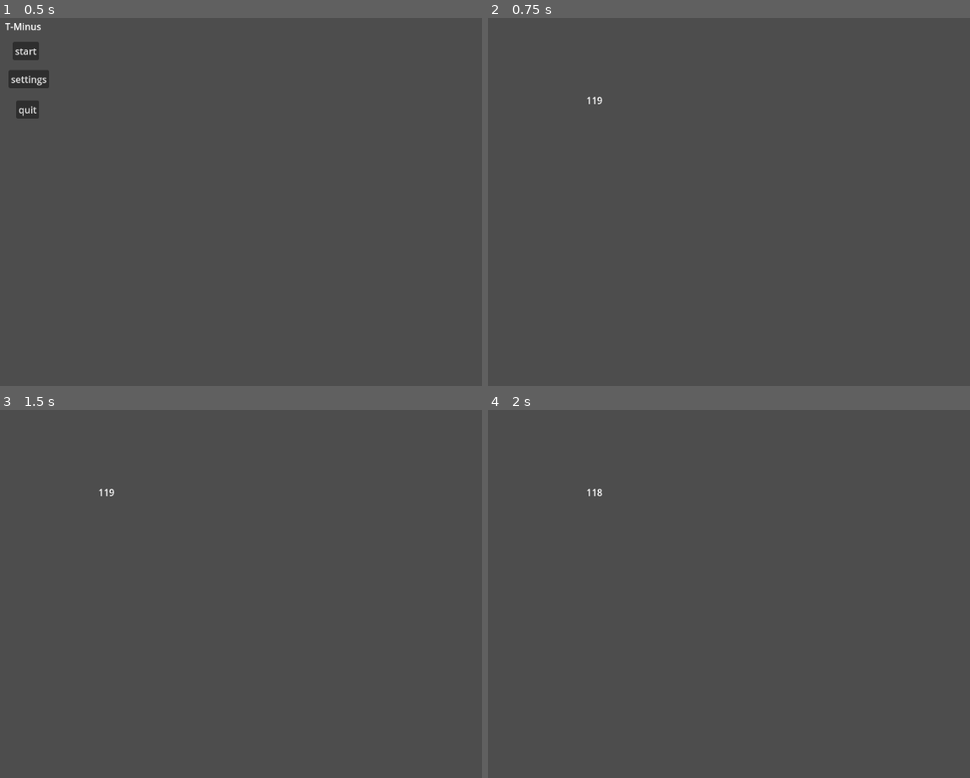
Above: before the commit, frames 1-4 (two rows, left to right).
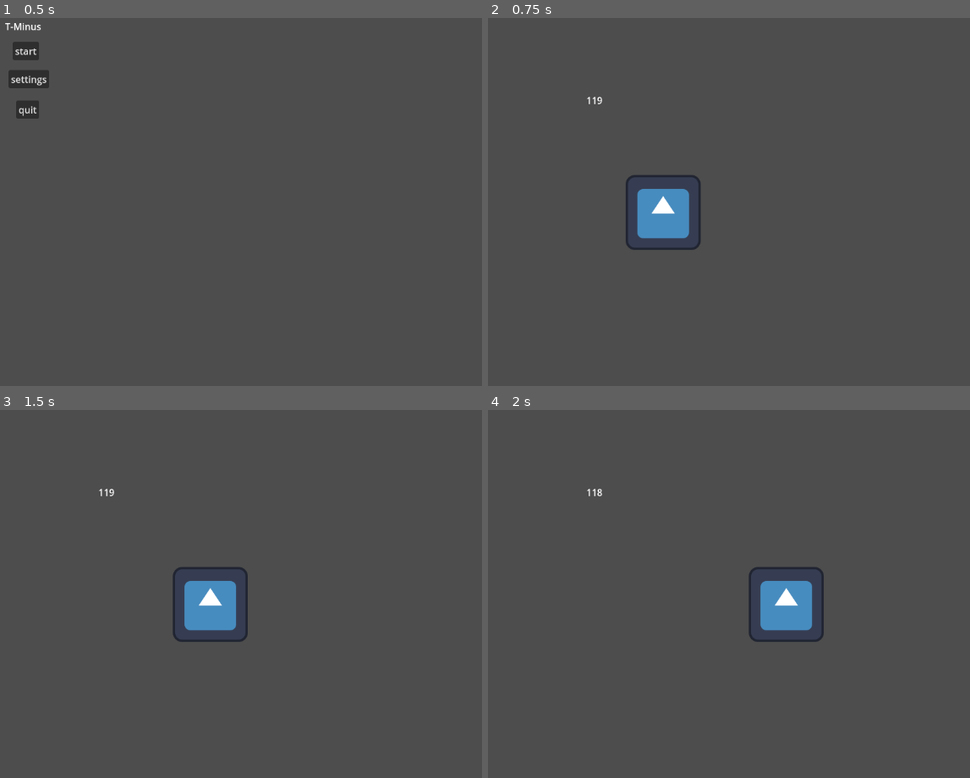
Above: after the commit, the same moments.

Repository: TheMillsheistyoftheEast/T-Minus
Game: Godot game, scene res://scenes/menu.tscn
The game is run twice, just before and just after one commit, with the same random seed, the same clock (stepped at 60 frames per second) and the same inputs. The engine's default icon, where the game draws it, is replaced by a stand-in: a white triangle on a blue panel in a dark square.
Inputs:
- Up to frame 1 (0.5 s): no input
- Up to frame 2 (0.75 s): click "start" at 0.5 s
- Up to frame 3 (1.5 s): tap Enter at 1.25 s; hold Right (ui_right) from 1.28 s (still down)
- Up to frame 4 (2 s): keep holding Right (ui_right)

Frame 1 is identical in both runs. In frame 2, 1.9% of the frame differs, in the area x 28-45%, y 42-63%; in frame 3, 1.8%; in frame 4, 1.9%, in the area x 54-70%, y 42-63%.

Commit message:
added character for maze solving
added character

Diff:
--- /dev/null
+++ b/scenes/character.gd
@@ -0,0 +1,23 @@
+extends CharacterBody2D
+
+
+const SPEED = 300.0
+
+
+func _physics_process(delta: float) -> void:
+	# Add the gravity.
+
+
+	# Get the input direction and handle the movement/deceleration.
+	# As good practice, you should replace UI actions with custom gameplay actions.
+	var direction := Input.get_axis("ui_left", "ui_right")
+	var directiony := Input.get_axis("ui_up","ui_down")
+	if direction:
+		velocity.x = direction * SPEED
+	else:
+		velocity.x = move_toward(velocity.x, 0, SPEED)
+	if directiony:
+		velocity.y = directiony * SPEED
+	else:
+		velocity.y = move_toward(velocity.y, 0, SPEED)
+	move_and_slide()
--- /dev/null
+++ b/scenes/character.tscn
@@ -0,0 +1,18 @@
+[gd_scene load_steps=4 format=3 uid="uid://ddddxr1bbmpmk"]
+
+[ext_resource type="Texture2D" uid="uid://b2wtwt7yw1mbb" path="res://icon.svg" id="1_agfs1"]
+[ext_resource type="Script" uid="uid://bktw3vv80d8ac" path="res://scenes/character.gd" id="1_rkhd4"]
+
+[sub_resource type="CircleShape2D" id="CircleShape2D_rkhd4"]
+radius = 63.0317
+
+[node name="character" type="CharacterBody2D"]
+script = ExtResource("1_rkhd4")
+
+[node name="Sprite2D" type="Sprite2D" parent="."]
+position = Vector2(-2, -66)
+texture = ExtResource("1_agfs1")
+
+[node name="CollisionShape2D" type="CollisionShape2D" parent="."]
+position = Vector2(0, -65)
+shape = SubResource("CircleShape2D_rkhd4")
--- a/scenes/main.tscn
+++ b/scenes/main.tscn
@@ -1,6 +1,7 @@
-[gd_scene load_steps=2 format=3 uid="uid://wryv2cnqwxbb"]
+[gd_scene load_steps=3 format=3 uid="uid://wryv2cnqwxbb"]
 
 [ext_resource type="Script" uid="uid://dq7hkeo5hb3qf" path="res://scripts/main.gd" id="1_o5qli"]
+[ext_resource type="PackedScene" uid="uid://ddddxr1bbmpmk" path="res://scenes/character.tscn" id="2_0wfyh"]
 
 [node name="Main" type="Node"]
 script = ExtResource("1_o5qli")
@@ -15,3 +16,6 @@
 [node name="Timer" type="Timer" parent="."]
 wait_time = 120.0
 autostart = true
+
+[node name="character" parent="." instance=ExtResource("2_0wfyh")]
+position = Vector2(354, 418)
Not shown, added: scenes/character.gd.uid
